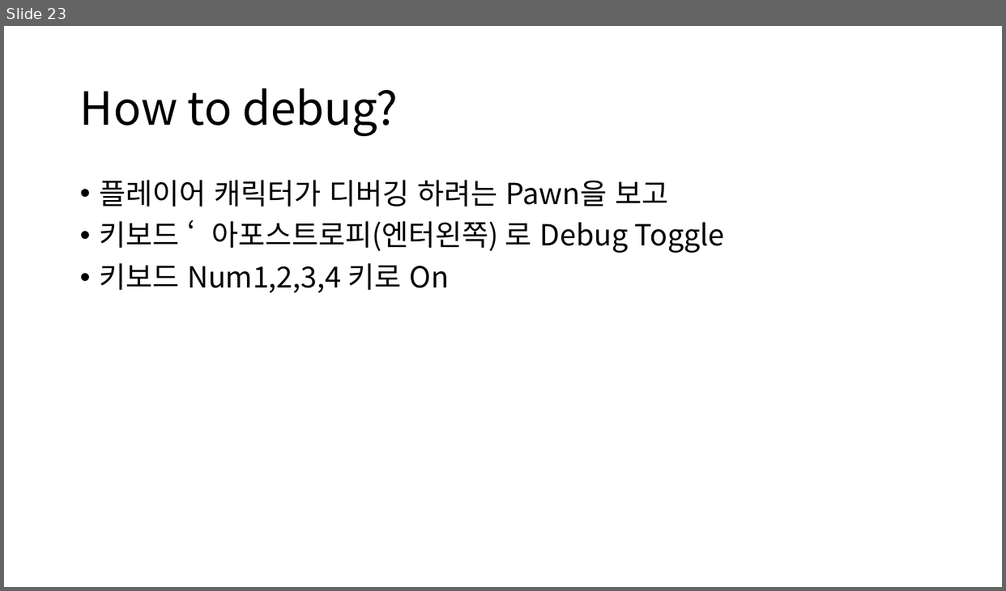
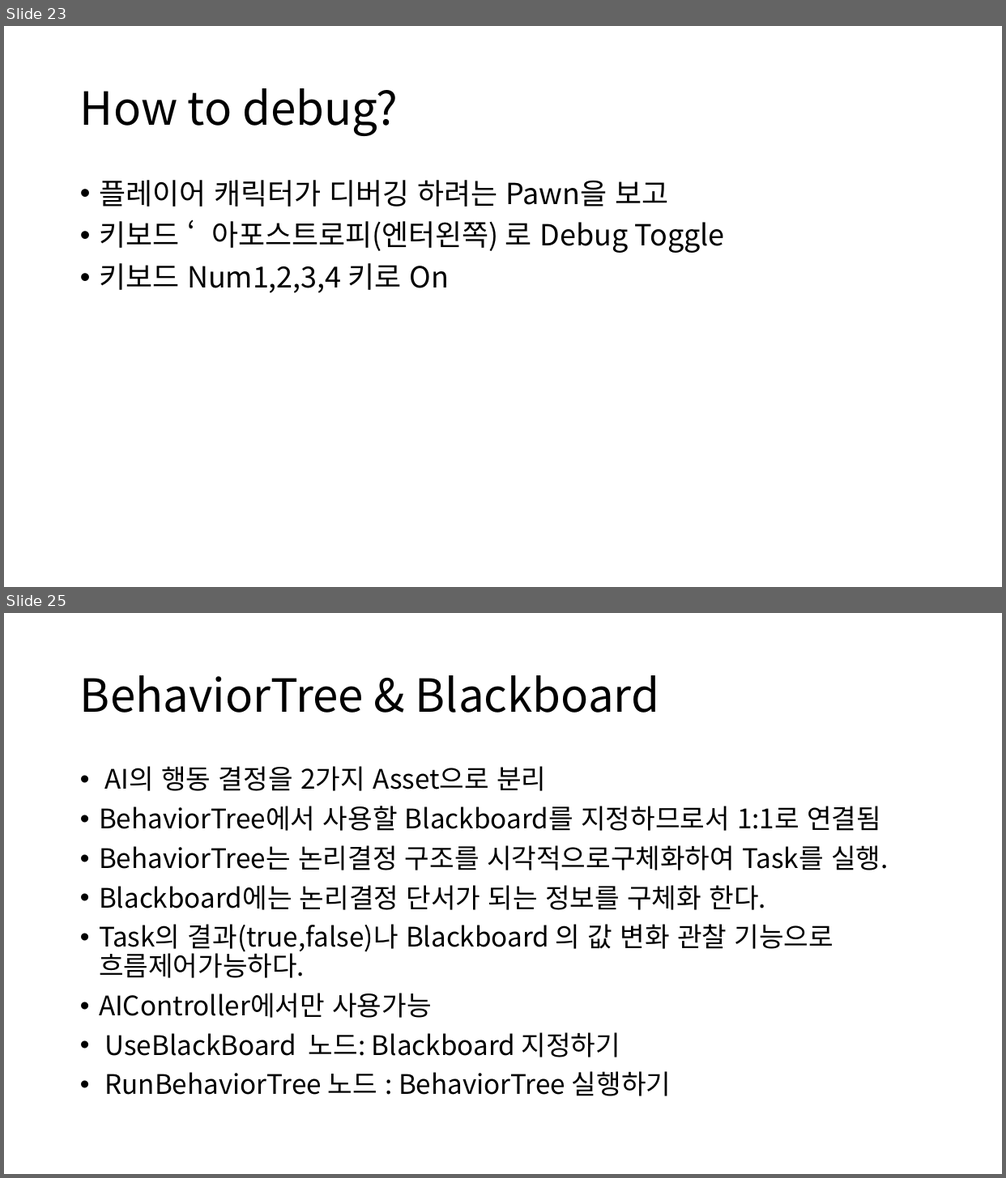
Before and after one commit to ldw9981/UE4_Blueprint, a slide deck: Day04/AI.pptx. Shown one above the other, each under a label of ours: slide 23 before the commit, slides 23 and 25 after it; the slides between them are not shown. The pictures are 1006x591 and 1006x1178 pixels, drawn with LibreOffice and Linux fonts; fonts in the diff are those of the drawing. Boxes give left, top, right and bottom in pixels: in the first picture for what was removed or moved away, otherwise in the second. Text is boxed around its words. In the diff, an @@ line names an element or a change of style, - is before the commit and + after.

```diff
--- a/Day04/AI.pptx
+++ b/Day04/AI.pptx
@@ slide 25 added at [4,613,1002,1174], background #FFFFFF @@
@@ title added at [80,675,659,713], 44 pt, text #000000 @@
+BehaviorTree & Blackboard
@@ text added at [99,766,888,1097], 25.9 pt, text #000000 @@
+• AI의 행동 결정을 2가지 Asset으로 분리
+• BehaviorTree에서 사용할 Blackboard를 지정하므로서 1:1로 연결됨
+• BehaviorTree는 논리결정 구조를 시각적으로구체화하여 Task를 실행.
+• Blackboard에는 논리결정 단서가 되는 정보를 구체화 한다.
+• Task의 결과(true,false)나 Blackboard 의 값 변화 관찰 기능으로 흐름제어가능하다.
+• AIController에서만 사용가능
+• UseBlackBoard 노드: Blackboard 지정하기
+• RunBehaviorTree 노드 : BehaviorTree 실행하기
```
Also in this commit, not shown: 8 other slides added, 2 slides removed, 16 other files.
